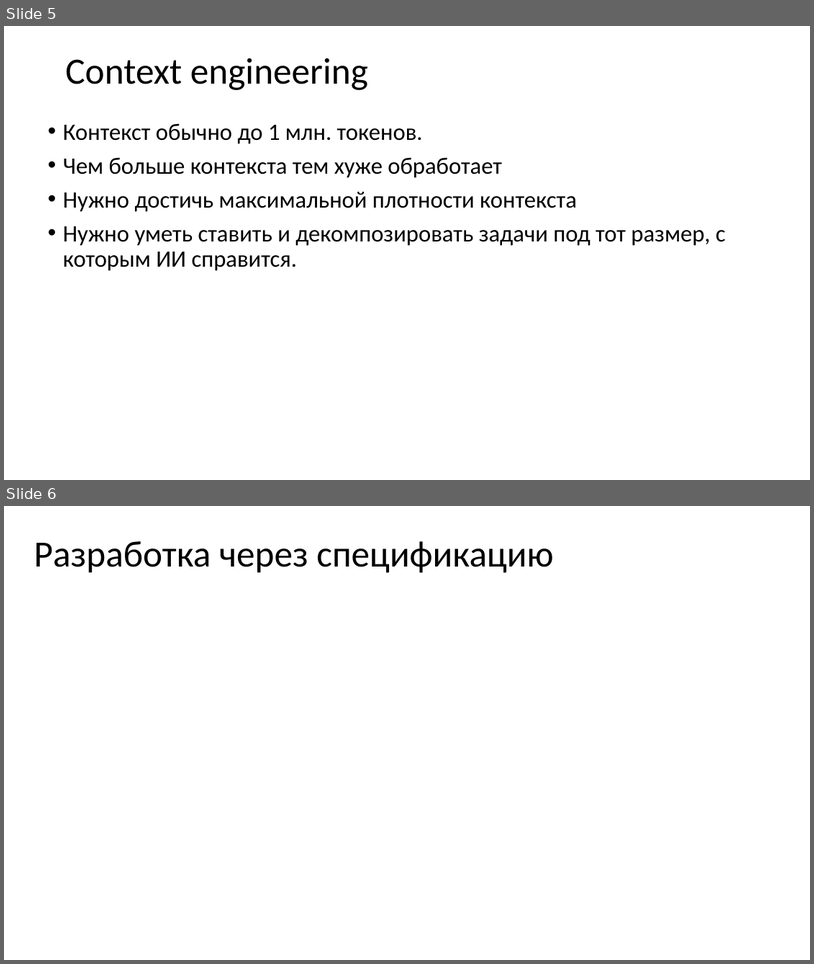
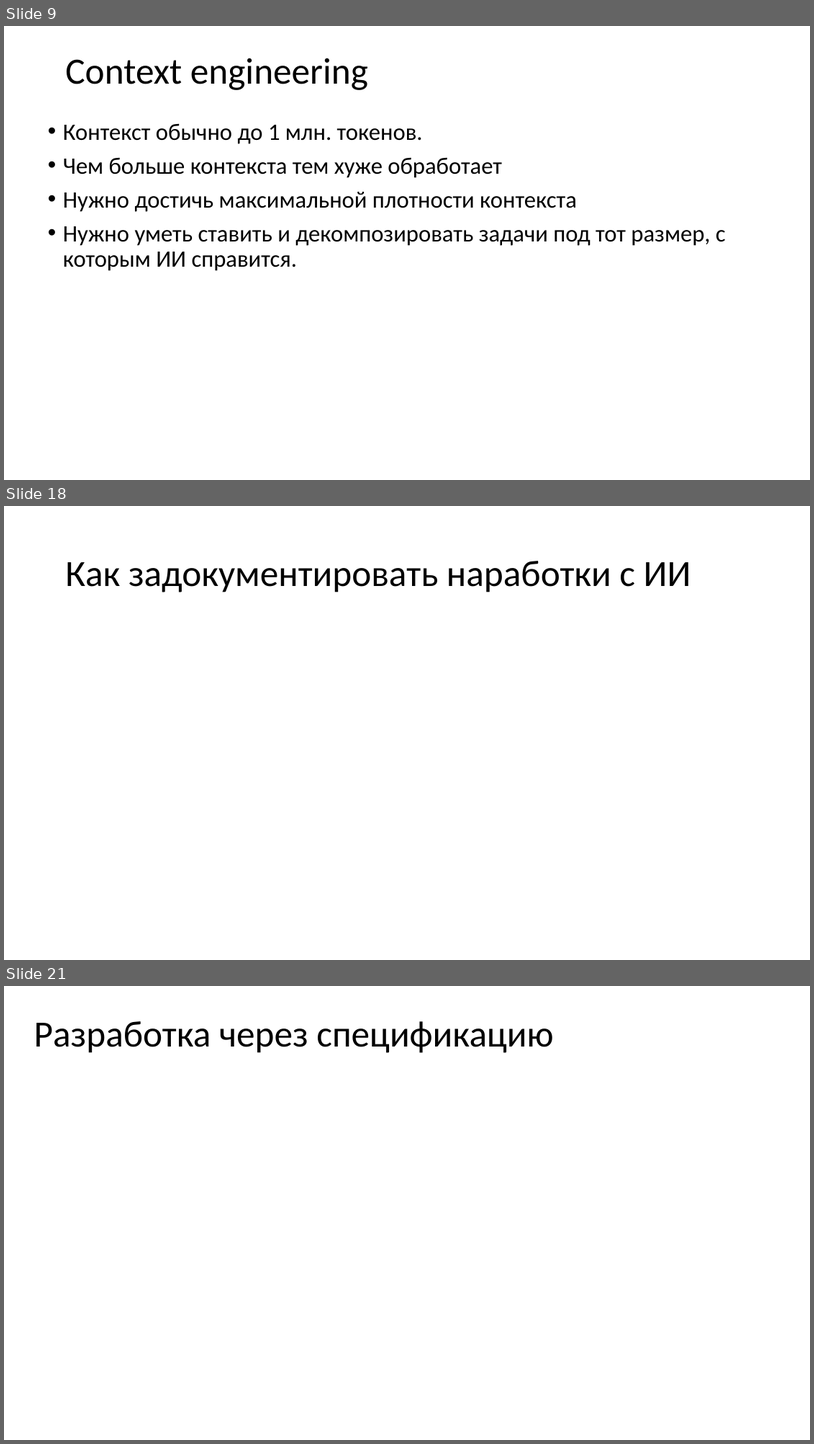
Before and after one commit to MVRonkin/MLSystemDesignCourse, a slide deck: 2026/agentic work.pptx. Shown one above the other, each under a label of ours: slides 5 and 6 before the commit, slides 9, 18 and 21 after it; the slides between them are not shown. The pictures are 814x964 and 814x1444 pixels, drawn with LibreOffice and Linux fonts; fonts in the diff are those of the drawing. Boxes give left, top, right and bottom in pixels: in the first picture for what was removed or moved away, otherwise in the second. Text is boxed around its words. In the diff, an @@ line names an element or a change of style, - is before the commit and + after.

```diff
--- a/2026/agentic work.pptx
+++ b/2026/agentic work.pptx
@@ slide 18 added at (x1=4, y1=506, x2=810, y2=960), background #FFFFFF @@
@@ title added at (x1=65, y1=561, x2=692, y2=592), 44 pt, text #000000 @@
+Как задокументировать наработки с ИИ
@@ what was slide 5 is now slide 9 @@
@@ what was slide 6 is now slide 21 @@
```
Also in this commit, not shown: 2 slides changed, 15 other slides added.
